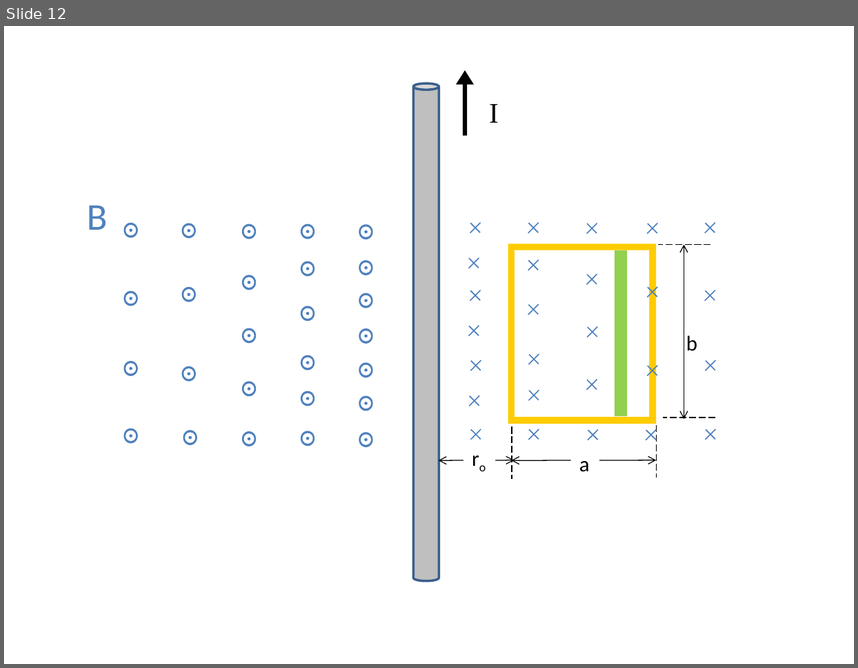
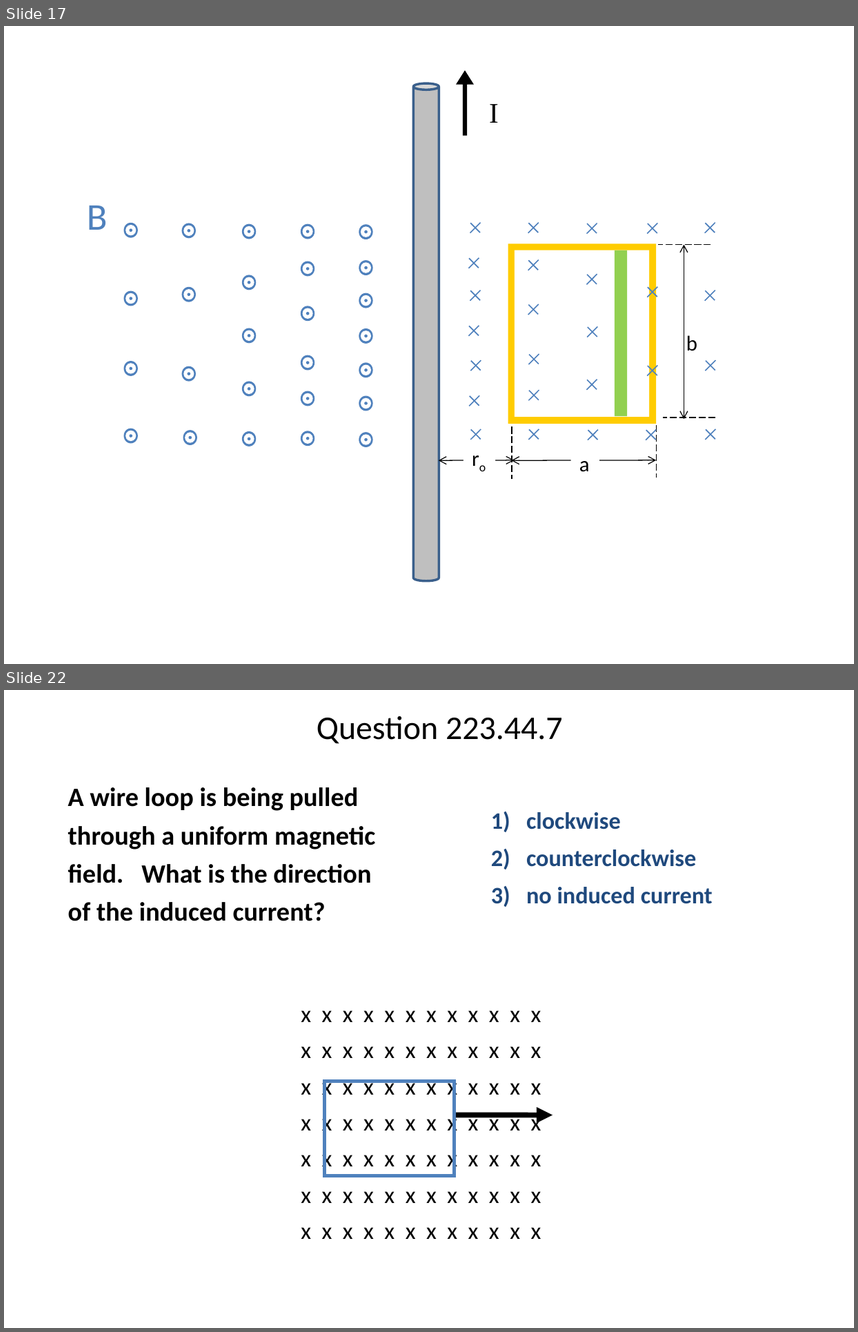
Before and after one commit to rtlines/PH223-Engineering-Physics, a slide deck: Slides/PH223_Lecture_43.pptx. Shown one above the other, each under a label of ours: slide 12 before the commit, slides 17 and 22 after it; the slides between them are not shown. The pictures are 858x668 and 858x1332 pixels, drawn with LibreOffice and Linux fonts; fonts in the diff are those of the drawing. Boxes give left, top, right and bottom in pixels: in the first picture for what was removed or moved away, otherwise in the second. Text is boxed around its words. In the diff, an @@ line names an element or a change of style, - is before the commit and + after.

```diff
--- a/Slides/PH223_Lecture_43.pptx
+++ b/Slides/PH223_Lecture_43.pptx
@@ slide 22 added at (x1=4, y1=690, x2=854, y2=1328), background #FFFFFF @@
@@ title added at (x1=317, y1=716, x2=563, y2=744), 28 pt, text #000000 @@
+Question 223.44.7
@@ text added at (x1=68, y1=787, x2=375, y2=921), 22.4 pt, text #000000, bold @@
+A wire loop is being pulled through a uniform magnetic field. What is the direction of the induced current?
@@ text added at (x1=491, y1=811, x2=713, y2=907), 20 pt, text #1F497D, bold @@
+1) clockwise
+2) counterclockwise
+3) no induced current
@@ text added at (x1=301, y1=1010, x2=542, y2=1239), 20 pt, text #000000 @@
+x x x x x x x x x x x x
+x x x x x x x x x x x x
+x x x x x x x x x x x x
+x x x x x x x x x x x x
+x x x x x x x x x x x x
+x x x x x x x x x x x x
+x x x x x x x x x x x x
@@ rectangle added at (x1=324, y1=1081, x2=455, y2=1176), outline #4F81BD 3 pt @@
@@ arrow added from (455, 1115) to (553, 1115), #000000 4.5 pt @@
@@ what was slide 12 is now slide 17 @@
```
Also in this commit, not shown: 39 other slides added, 11 other files.
